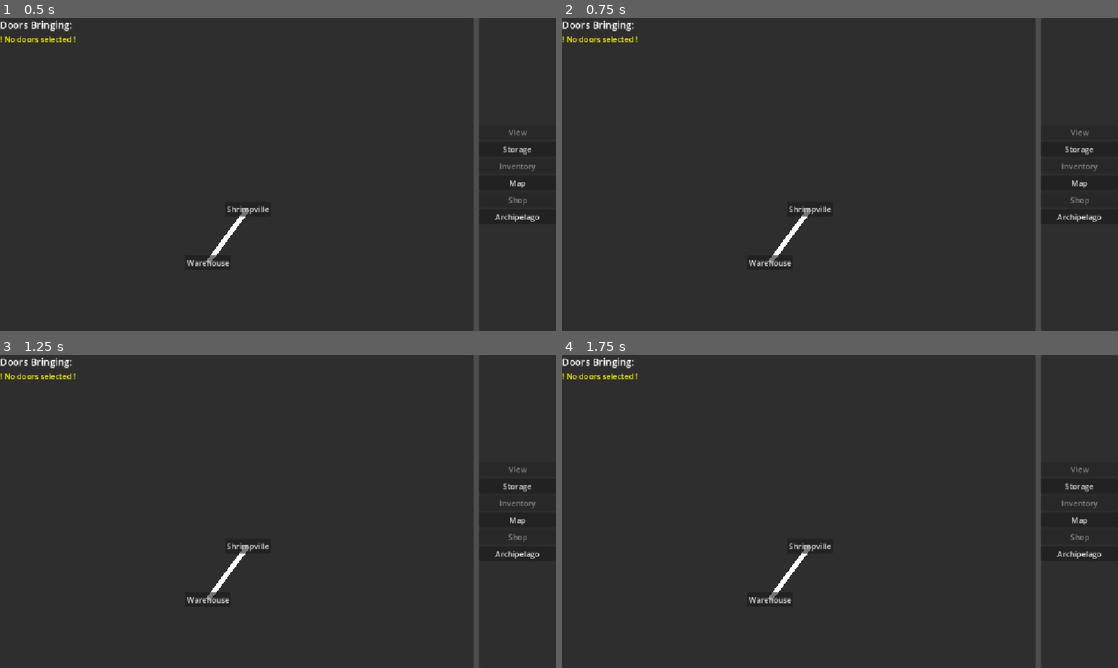
Above: before the commit, frames 1-4 (two rows, left to right).
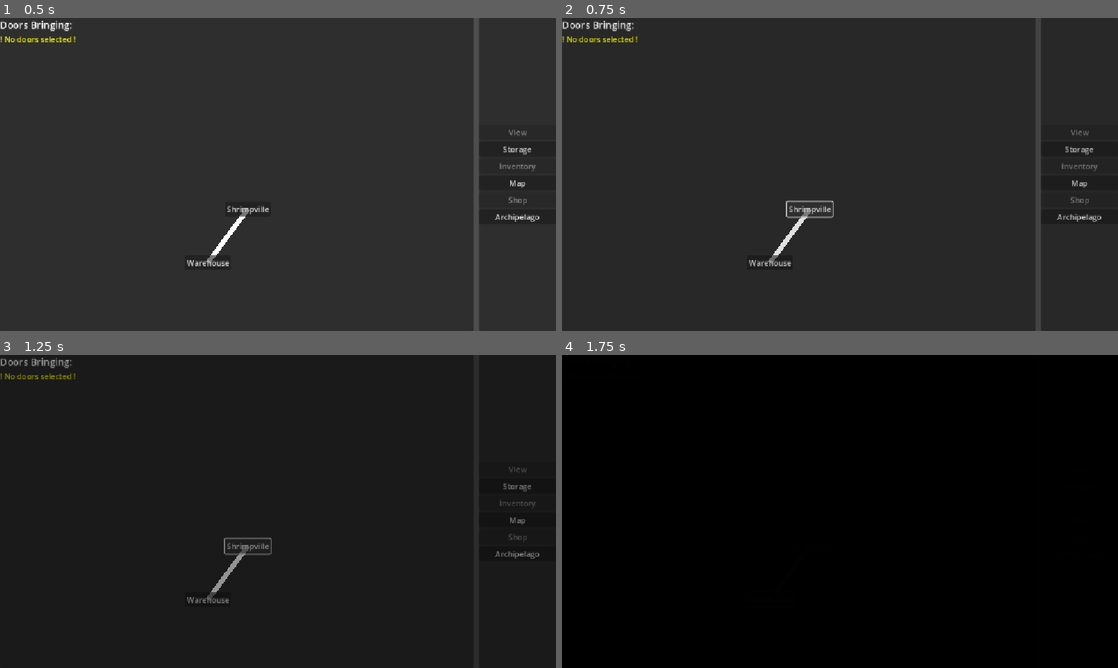
Above: after the commit, the same moments.

Repository: TheOmnipresence/DoorSalesman
Game: Godot game, scene res://Scenes/warehouse.tscn
Two runs of this game, one before a commit and one after it. Both use one fixed random seed, a clock stepped at 60 frames per second and the inputs below. The engine's default icon, where the game draws it, is replaced by a stand-in: a white triangle on a blue panel in a dark square.
Inputs:
- Up to frame 1 (0.5 s): no input
- Up to frame 2 (0.75 s): click "Shrimpville" at 0.5 s
- Up to frame 3 (1.25 s): no input
- Up to frame 4 (1.75 s): click "Warehouse" at 1.25 s

Frame 1 is identical in both runs. In frame 2, 0.3% of the frame differs, in the area x 0-96%, y 0-78%; in frame 3, 2.2%; in frame 4, 100%, in the area x 0-100%, y 0-100%.

Commit message:
might fix

Diff:
--- a/Scenes/archipelago_tab.tscn
+++ b/Scenes/archipelago_tab.tscn
@@ -7,3 +7,4 @@
 anchor_bottom = 1.0
 grow_horizontal = 2
 grow_vertical = 2
+mouse_filter = 2
--- a/Scripts/npc.gd
+++ b/Scripts/npc.gd
@@ -53,11 +53,10 @@
 		if dialogue_tree[path].active_speaker != ^"":
 			get_node(dialogue_tree[path].active_speaker).expression = dialogue_tree[path].expression
 
-		for i in dialogue_tree:
-			if dialogue_tree[i].options_doors:
-				dialogue_tree[i].options = []
-
 		if dialogue_tree[path].options_doors:
+			for i in dialogue_tree[path].options:
+				if i.is_door:
+					dialogue_tree[path].options.erase(i)
 			for i in Globals.carry_inventory:
 				var dialogue = Dialouge.new(i.door_name.to_snake_case(),i.door_name)
 				dialogue.is_door = true
